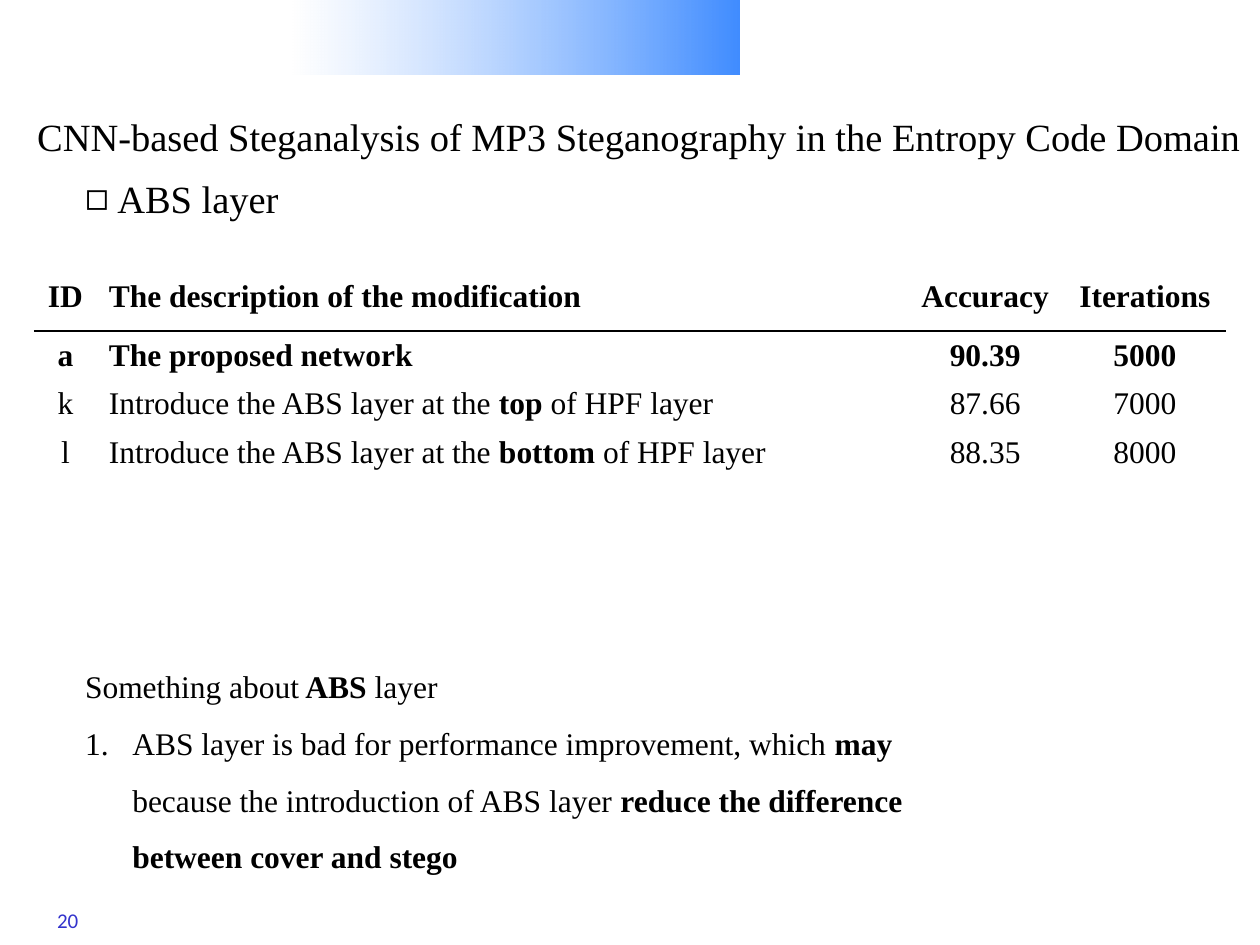
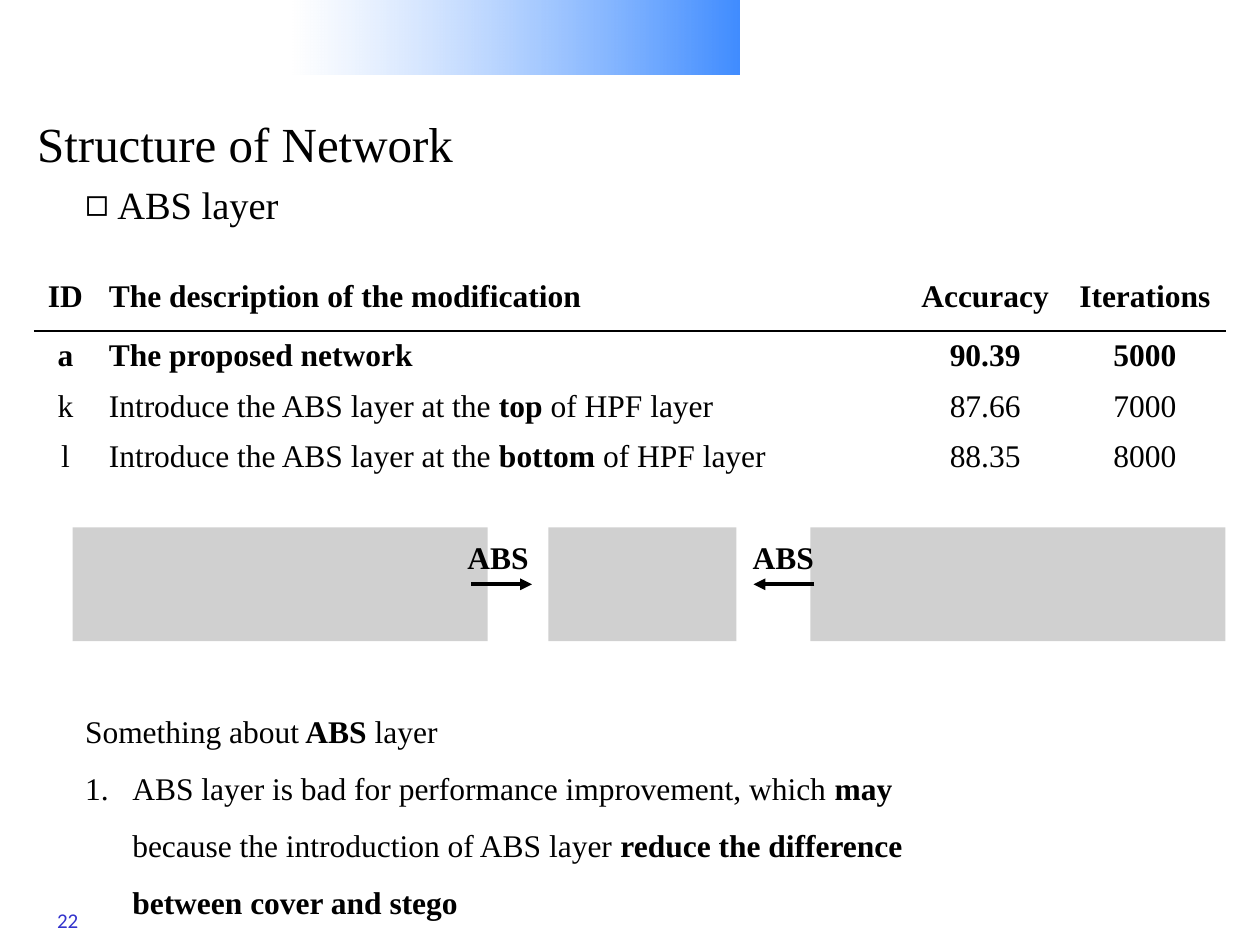
Before and after one commit to Charleswyt/tf_audio_steganalysis, a slide deck: slide 22 of CNN-based Steganalysis of MP3 Steganography in the Entropy Code Domain.pptx (slide 20 before the commit). Drawn at 1260x945 pixels with LibreOffice and Linux fonts; fonts in the diff are those of the drawing; grey boxes stand for pictures; background and template pictures are left out. Boxes give left, top, right and bottom in pixels: in the first picture for what was removed or moved away, otherwise in the second. Text is boxed around its words. In the diff, an @@ line names an element or a change of style, - is before the commit and + after.

```diff
--- a/CNN-based Steganalysis of MP3 Steganography in the Entropy Code Domain.pptx
+++ b/CNN-based Steganalysis of MP3 Steganography in the Entropy Code Domain.pptx
@@ text at [37,127,453,163]: text changed; size 22 to 28 pt @@
-CNN-based Steganalysis of MP3 Steganography in the Entropy Code Domain
+Structure of Network
@@ text "ABS layer": place and size @@
-text "ABS layer" at [117,186,279,221]
+text "ABS layer" at [117,192,279,227]
@@ picture added at [73,528,488,641] @@
@@ picture added at [548,528,736,641] @@
@@ picture added at [810,528,1225,641] @@
@@ text added at [467,545,528,576], 18 pt, text #000000, bold @@
+ABS
@@ text added at [753,545,814,576], 18 pt, text #000000, bold @@
+ABS
@@ arrow added from (471, 585) to (532, 585), #000000 2.25 pt @@
@@ arrow added from (814, 585) to (753, 585), #000000 2.25 pt @@
@@ text "Something about ABS layer": place and size @@
-text "Something about ABS layer" at [85,676,902,875]
+text "Something about ABS layer" at [85,721,902,920]
@@ page number at [57,914,78,928]: text changed @@
-20
+22
```
Also in this commit, not shown: 29 other slides changed, 4 slides added, 2 slides removed.
